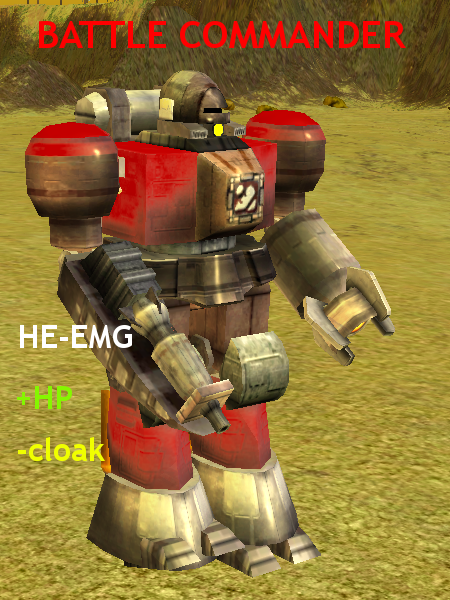
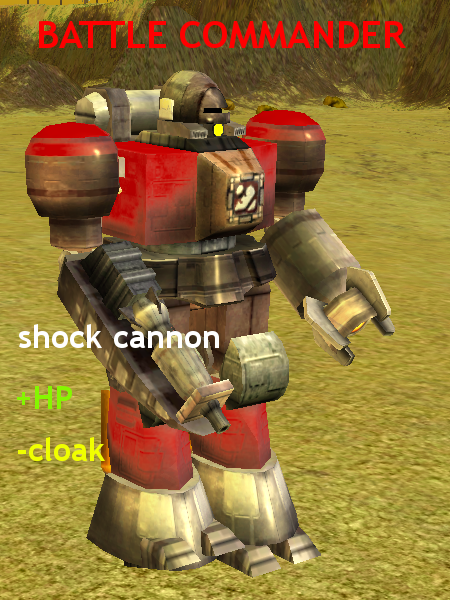
Layer changes from the first 450 × 600 image to the second:
renamed "HE-EMG" to "shock cannon", painted on it over [19, 324, 219, 348]
